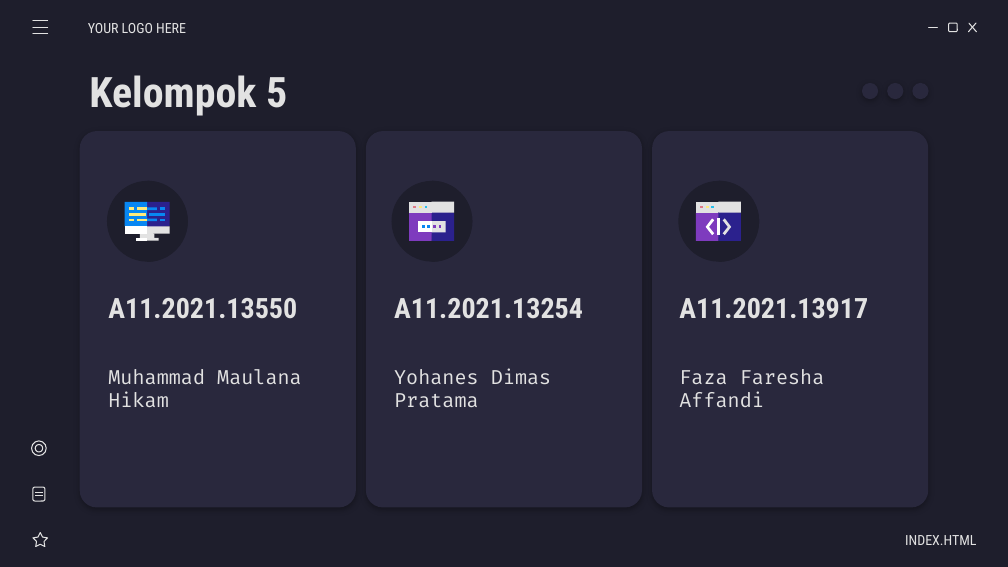
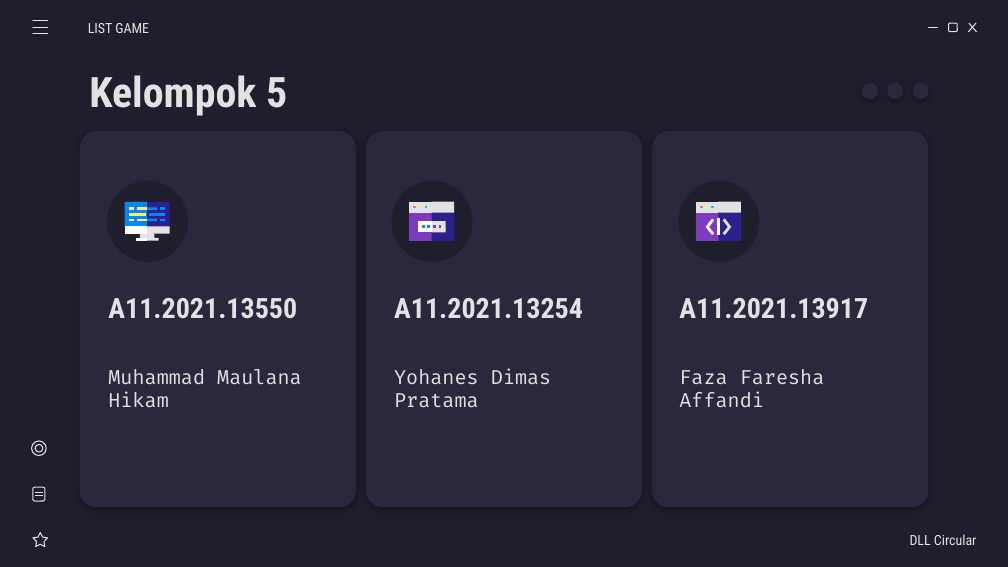
Before and after one commit to weztcy/Semester-3, a slide deck: slide 2 of Struktur Data/List Game - Kelompok 5.pptx. Drawn at 1008x567 pixels with LibreOffice and Linux fonts; fonts in the diff are those of the drawing. Boxes give left, top, right and bottom in pixels: in the first picture for what was removed or moved away, otherwise in the second. Text is boxed around its words. In the diff, an @@ line names an element or a change of style, - is before the commit and + after.

```diff
--- a/Struktur Data/List Game - Kelompok 5.pptx
+++ b/Struktur Data/List Game - Kelompok 5.pptx
@@ subtitle at (88, 23, 149, 33): text changed @@
-YOUR LOGO HERE
+LIST GAME
@@ subtitle at (910, 534, 977, 545): text changed @@
-INDEX.HTML
+DLL Circular
```
Also in this commit, not shown: 15 other slides changed, 3 other files.
